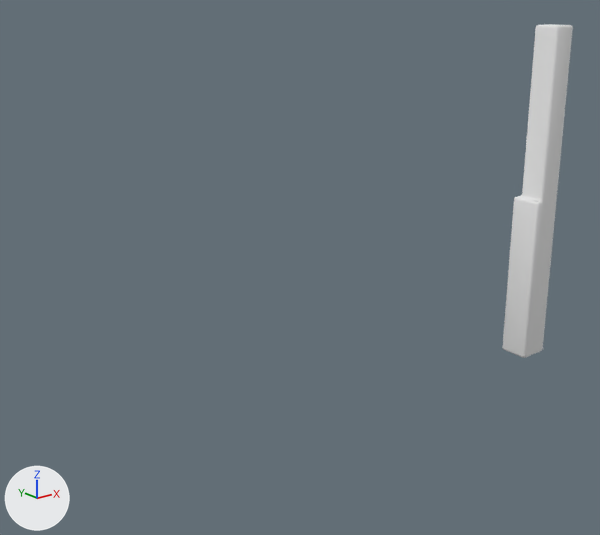
What one commit did to the FBX model src/environment/rooms/models/wall-angle-2.fbx.
Before and after are seen from a 50 mm lens placed at (-7.95, -21.63, 8.6), pointed at (4.88, -5.6, 2.19). Lighting does not change. The marker at lower left points along +X, +Y and +Z. The older version comes first. Where no turn or scale is listed for an object, it has been applied to the vertices. Vertices at exactly the same position are counted once.

In view in the first picture: 'wall-angle-2'.
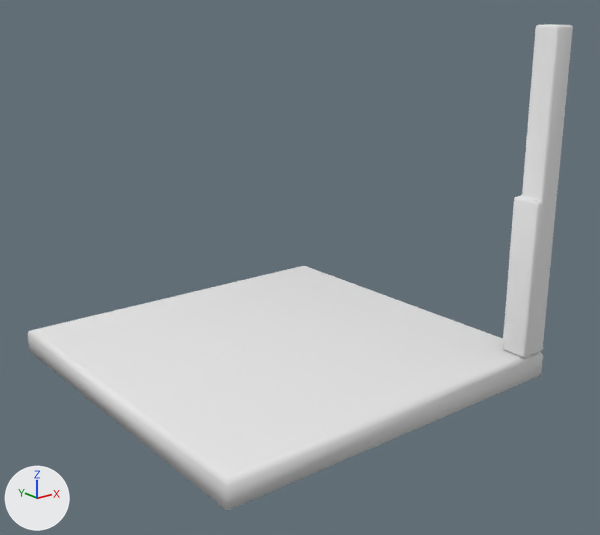
Where the newer file only moved an object's origin or applied its transform, the numbers keep the older frame.

Boxes [x1, y1, x2, y2] around the edits, measured in the pictures (600 x 535 px):
'wall-angle-2', reshaped (658% wider, 46% taller)
    before: [502, 24, 573, 358]
    after: [28, 24, 573, 511]
part 1 of me_cube_013, added
    after: [28, 266, 543, 511]

What changed in the scene script:
```text
Change me_cube_013:
    used by ob_wall_angle_2; location = (-0.31, 0.17, -0.7)
    remove me_cube_013.from_pydata(...)  # 107 vertices, 104 faces; spans x 9.18..10.0, y -10.0..-9.18, z 0.67..8.91
    add me_cube_013.from_pydata(...)  # 123 vertices, 118 faces; spans x 0.0..10.0, y -10.0..0.0, z 0.0..8.91
    me_cube_013 part 1: a new loose piece of 16 vertices spanning x 0.0..10.0, y -10.0..0.0, z 0.0..0.67, in mat_vertex (white #e7e7e7)
```
